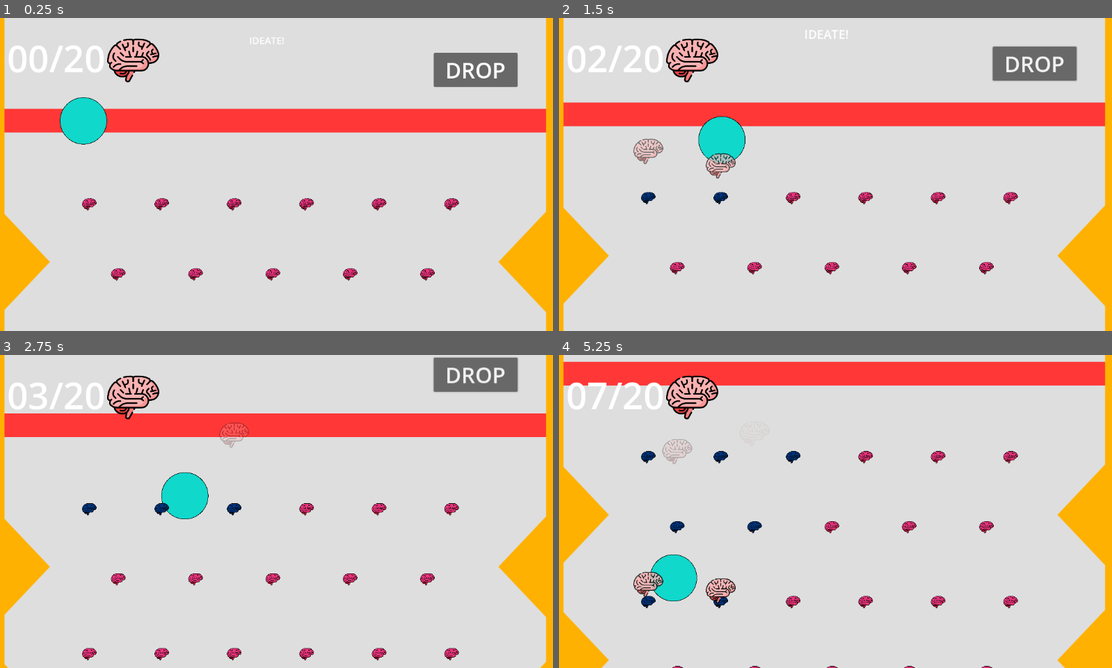
Above: before the commit, frames 1-4 (two rows, left to right).
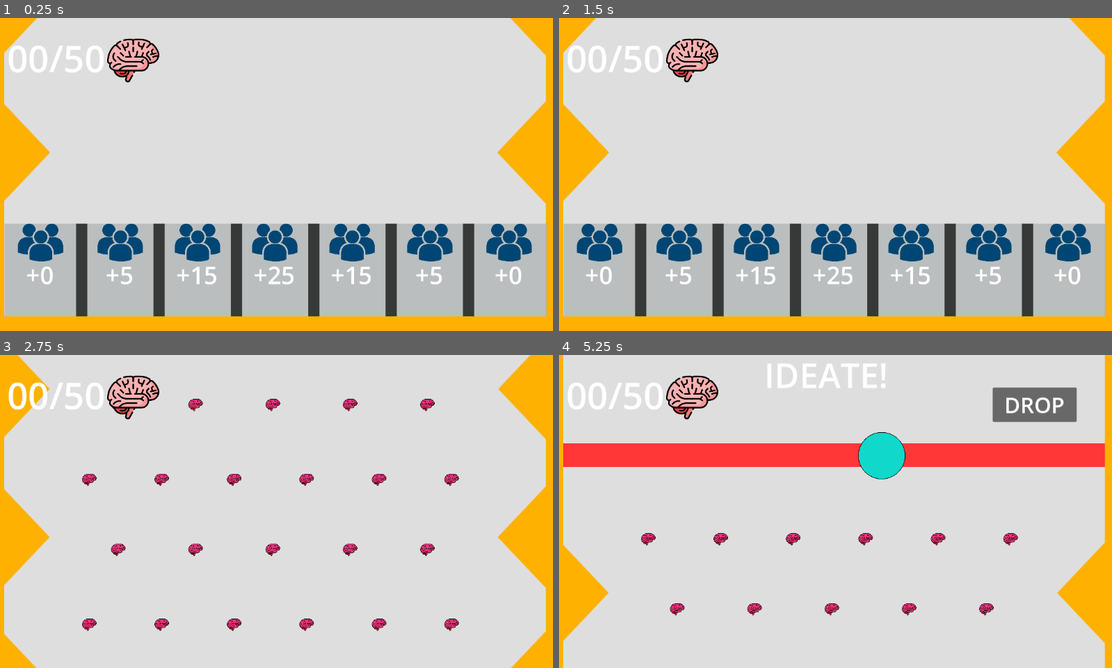
Above: after the commit, the same moments.

Repository: T3C-NEO/GoM-prototype
Game: Godot game, scene res://plinko.tscn
Two runs of this game, one before a commit and one after it. Both use one fixed random seed, a clock stepped at 60 frames per second and the inputs below. This scene is started directly instead of the project's main scene.
Inputs (mouse positions are in pixels of both pictures, inside the frame that each line leads up to):
- Up to frame 1 (0.25 s): no input
- Up to frame 2 (1.5 s): click (1034, 71) at 0.5 s, where only the run before the commit has a clickable "DROP"; move the mouse to (957, 158) at 1.27 s; press the mouse at (957, 158) at 1.28 s; hold W (forward) from 1.28 s (still down)
- Up to frame 3 (2.75 s): move the mouse to (165, 527) at 2.02 s; release W (forward) at 2.03 s; release the mouse at (165, 527) at 2.03 s; click (165, 527) at 2.1 s
- Up to frame 4 (5.25 s): move the mouse to (890, 442) at 2.77 s; press the mouse at (890, 442) at 2.78 s; hold W (forward) 2.78-4.28 s; move the mouse to (807, 574) at 3.52 s; release the mouse at (807, 574) at 3.53 s; click (807, 574) at 3.6 s; move the mouse to (1001, 558) at 4.27 s; press the mouse at (1001, 558) at 4.28 s; move the mouse to (664, 464) at 5.02 s; release the mouse at (664, 464) at 5.03 s; click (664, 464) at 5.1 s

The runs differ from the first frame. In frame 1, 47% of the frame differs, in the area x 0-99%, y 0-100%; in frame 2, 48%; in frame 3, 18%; in frame 4, 27%.

Commit message:
plinko cutscene added

Diff:
--- a/plinko.gd
+++ b/plinko.gd
@@ -5,13 +5,15 @@
 @onready var brains = $CanvasLayer/Label;
 @onready var goal = $Label8;
 
+@onready var slides = $Slides;
+
 @onready var big = $Label8/Big;
 @onready var small = $Label8/small;
 
 var columnsA : int = 6;
 var columnsB : int = 5;
 
-var rows : int = 4;
+var rows : int = 9;
 
 var biging = false;
 var fontSize = 80;
@@ -33,9 +35,9 @@
 
 func _process(_delta: float) -> void:
 	if Game.PlinkNum < 10:
-		brains.text = "0"+str(Game.PlinkNum)+"/20";
+		brains.text = "0"+str(Game.PlinkNum)+"/50";
 	else:
-		brains.text = str(Game.PlinkNum)+"/20";
+		brains.text = str(Game.PlinkNum)+"/50";
 	goal.add_theme_font_size_override("font_size",fontSize)
 	if biging == false:
 		fontSize -= 5;
@@ -60,6 +62,23 @@
 	big.start()
 
 
-func _on_help_body_entered(body: Node2D) -> void:
+func _on_help_25_body_entered(body: Node2D) -> void:
 	if(body.name == "chip"):
-		Game.PlinkNum += 3;
+		Game.PlinkNum += 25;
+
+func _on_help_15_body_entered(body: Node2D) -> void:
+	if(body.name == "chip"):
+		Game.PlinkNum += 15;
+
+func _on_help_5_body_entered(body: Node2D) -> void:
+	if(body.name == "chip"):
+		Game.PlinkNum += 5;
+
+
+func _on_timer_timeout() -> void:
+	chip.position = Vector2(128, 237);
+	get_node("chip/cam").position_smoothing_speed = 2;
+
+
+func _on_slide_timer_timeout() -> void:
+	slides.visible = true;
--- a/plinko.tscn
+++ b/plinko.tscn
@@ -5,13 +5,13 @@
 [ext_resource type="Texture2D" uid="uid://kf3sbyywvudp" path="res://assets/PLINKO.png" id="2_1nfas"]
 [ext_resource type="Texture2D" uid="uid://b2l1ygnpiv1p1" path="res://assets/prong.png" id="3_gpv0d"]
 [ext_resource type="Texture2D" uid="uid://dan1knpiv2v6q" path="res://assets/bar.png" id="3_gsyo4"]
+[ext_resource type="Texture2D" uid="uid://cq53u6u73xym4" path="res://assets/PLINKO2.png" id="5_13qn6"]
 [ext_resource type="PackedScene" uid="uid://dgibpb4jh42t7" path="res://chip.tscn" id="5_jnh2c"]
 [ext_resource type="PackedScene" uid="uid://cchnm83tocc5v" path="res://brain.tscn" id="6_8ielq"]
 [ext_resource type="Texture2D" uid="uid://ixwputf3bwpy" path="res://brain.png" id="7_ih25j"]
 [ext_resource type="Texture2D" uid="uid://d2kdlub43s8xr" path="res://assets/plinko_bottom.png" id="7_r2ux3"]
 [ext_resource type="Texture2D" uid="uid://c7v45wji36njd" path="res://brown.webp" id="9_bkl6b"]
 [ext_resource type="PackedScene" uid="uid://bk2ixtbqbokxy" path="res://plinkoEndGood.tscn" id="10_y5v5x"]
-[ext_resource type="PackedScene" uid="uid://doka2jf1yop6c" path="res://plinkoEndBad.tscn" id="11_uy7tr"]
 
 [sub_resource type="SegmentShape2D" id="SegmentShape2D_koea5"]
 a = Vector2(-504, -541)
@@ -161,8 +161,8 @@
 script = ExtResource("1_ge8pn")
 
 [node name="PlinkoBg" type="Sprite2D" parent="."]
-position = Vector2(575.5, 1059.5)
-scale = Vector2(0.900781, 0.981944)
+position = Vector2(575.5, 1834.5)
+scale = Vector2(0.900781, 1.69954)
 texture = ExtResource("1_64o2h")
 
 [node name="Bar" type="Sprite2D" parent="."]
@@ -171,7 +171,7 @@
 texture = ExtResource("3_gsyo4")
 
 [node name="Plinko" type="Sprite2D" parent="."]
-position = Vector2(576.5, 1062)
+position = Vector2(576, 2633)
 scale = Vector2(0.930469, 0.983333)
 texture = ExtResource("2_1nfas")
 
@@ -277,6 +277,112 @@
 shape = SubResource("SegmentShape2D_5n1j8")
 
 [node name="CollisionShape2D33" type="CollisionShape2D" parent="Plinko/StaticBody2D"]
+shape = SubResource("SegmentShape2D_eq4fr")
+
+[node name="Plinko2" type="Sprite2D" parent="."]
+position = Vector2(576, 1054)
+scale = Vector2(0.930469, 0.983333)
+texture = ExtResource("5_13qn6")
+
+[node name="StaticBody2D" type="StaticBody2D" parent="Plinko2"]
+
+[node name="CollisionShape2D" type="CollisionShape2D" parent="Plinko2/StaticBody2D"]
+shape = SubResource("SegmentShape2D_koea5")
+
+[node name="CollisionShape2D2" type="CollisionShape2D" parent="Plinko2/StaticBody2D"]
+shape = SubResource("SegmentShape2D_jgcab")
+
+[node name="CollisionShape2D3" type="CollisionShape2D" parent="Plinko2/StaticBody2D"]
+shape = SubResource("SegmentShape2D_hglhg")
+
+[node name="CollisionShape2D4" type="CollisionShape2D" parent="Plinko2/StaticBody2D"]
+shape = SubResource("SegmentShape2D_phv55")
+
+[node name="CollisionShape2D5" type="CollisionShape2D" parent="Plinko2/StaticBody2D"]
+shape = SubResource("SegmentShape2D_jwhqv")
+
+[node name="CollisionShape2D6" type="CollisionShape2D" parent="Plinko2/StaticBody2D"]
+shape = SubResource("SegmentShape2D_t4ifr")
+
+[node name="CollisionShape2D7" type="CollisionShape2D" parent="Plinko2/StaticBody2D"]
+position = Vector2(-2, 0)
+shape = SubResource("SegmentShape2D_tlgle")
+
+[node name="CollisionShape2D8" type="CollisionShape2D" parent="Plinko2/StaticBody2D"]
+shape = SubResource("SegmentShape2D_c2ol8")
+
+[node name="CollisionShape2D9" type="CollisionShape2D" parent="Plinko2/StaticBody2D"]
+shape = SubResource("SegmentShape2D_2kni5")
+
+[node name="CollisionShape2D10" type="CollisionShape2D" parent="Plinko2/StaticBody2D"]
+shape = SubResource("SegmentShape2D_n52iv")
+
+[node name="CollisionShape2D11" type="CollisionShape2D" parent="Plinko2/StaticBody2D"]
+shape = SubResource("SegmentShape2D_yjrxl")
+
+[node name="CollisionShape2D12" type="CollisionShape2D" parent="Plinko2/StaticBody2D"]
+shape = SubResource("SegmentShape2D_5s801")
+
+[node name="CollisionShape2D13" type="CollisionShape2D" parent="Plinko2/StaticBody2D"]
+position = Vector2(2, -6)
+shape = SubResource("SegmentShape2D_dcvbq")
+
+[node name="CollisionShape2D14" type="CollisionShape2D" parent="Plinko2/StaticBody2D"]
+shape = SubResource("SegmentShape2D_lrf7a")
+
+[node name="CollisionShape2D15" type="CollisionShape2D" parent="Plinko2/StaticBody2D"]
+shape = SubResource("SegmentShape2D_wry0n")
+
+[node name="CollisionShape2D17" type="CollisionShape2D" parent="Plinko2/StaticBody2D"]
+shape = SubResource("SegmentShape2D_62xw2")
+
+[node name="CollisionShape2D18" type="CollisionShape2D" parent="Plinko2/StaticBody2D"]
+position = Vector2(0, 6)
+shape = SubResource("SegmentShape2D_gl52y")
+
+[node name="CollisionShape2D19" type="CollisionShape2D" parent="Plinko2/StaticBody2D"]
+shape = SubResource("SegmentShape2D_o3uqm")
+
+[node name="CollisionShape2D20" type="CollisionShape2D" parent="Plinko2/StaticBody2D"]
+shape = SubResource("SegmentShape2D_jrhos")
+
+[node name="CollisionShape2D21" type="CollisionShape2D" parent="Plinko2/StaticBody2D"]
+shape = SubResource("SegmentShape2D_w6bnt")
+
+[node name="CollisionShape2D22" type="CollisionShape2D" parent="Plinko2/StaticBody2D"]
+shape = SubResource("SegmentShape2D_uaavt")
+
+[node name="CollisionShape2D23" type="CollisionShape2D" parent="Plinko2/StaticBody2D"]
+shape = SubResource("SegmentShape2D_qearb")
+
+[node name="CollisionShape2D24" type="CollisionShape2D" parent="Plinko2/StaticBody2D"]
+shape = SubResource("SegmentShape2D_2xcu6")
+
+[node name="CollisionShape2D25" type="CollisionShape2D" parent="Plinko2/StaticBody2D"]
+shape = SubResource("SegmentShape2D_5wx7x")
+
+[node name="CollisionShape2D26" type="CollisionShape2D" parent="Plinko2/StaticBody2D"]
+shape = SubResource("SegmentShape2D_6jyax")
+
+[node name="CollisionShape2D27" type="CollisionShape2D" parent="Plinko2/StaticBody2D"]
+shape = SubResource("SegmentShape2D_r02ob")
+
+[node name="CollisionShape2D28" type="CollisionShape2D" parent="Plinko2/StaticBody2D"]
+shape = SubResource("SegmentShape2D_3jtot")
+
+[node name="CollisionShape2D29" type="CollisionShape2D" parent="Plinko2/StaticBody2D"]
+shape = SubResource("SegmentShape2D_d1tpy")
+
+[node name="CollisionShape2D30" type="CollisionShape2D" parent="Plinko2/StaticBody2D"]
+shape = SubResource("SegmentShape2D_3r3qf")
+
+[node name="CollisionShape2D31" type="CollisionShape2D" parent="Plinko2/StaticBody2D"]
+shape = SubResource("SegmentShape2D_w8e15")
+
+[node name="CollisionShape2D32" type="CollisionShape2D" parent="Plinko2/StaticBody2D"]
+shape = SubResource("SegmentShape2D_5n1j8")
+
+[node name="CollisionShape2D33" type="CollisionShape2D" parent="Plinko2/StaticBody2D"]
 shape = SubResource("SegmentShape2D_eq4fr")
 
 [node name="Prong" type="Sprite2D" parent="."]
@@ -287,7 +393,7 @@
 texture = ExtResource("3_gpv0d")
 
 [node name="chip" parent="." instance=ExtResource("5_jnh2c")]
-position = Vector2(128, 237)
+position = Vector2(-416, 3471)
 physics_material_override = SubResource("PhysicsMaterial_jyg1f")
 continuous_cd = 2
 
@@ -296,16 +402,21 @@
 limit_left = 0
 limit_top = 0
 limit_right = 1150
-limit_bottom = 2100
+limit_bottom = 3685
 position_smoothing_enabled = true
-position_smoothing_speed = 2.0
+position_smoothing_speed = 0.01
+
+[node name="Timer" type="Timer" parent="chip"]
+wait_time = 2.0
+one_shot = true
+autostart = true
 
 [node name="prong" parent="." instance=ExtResource("6_8ielq")]
 visible = false
 position = Vector2(260, 435)
 
 [node name="bottom" type="Sprite2D" parent="."]
-position = Vector2(576, 1063.5)
+position = Vector2(577, 2635.5)
 scale = Vector2(0.93125, 0.980093)
 texture = ExtResource("7_r2ux3")
 
@@ -354,60 +465,166 @@
 text = "You win!
 (click to move on cuz I'm not fucking with collisions rn)"
 
-[node name="Sprite2D" type="Sprite2D" parent="."]
-position = Vector2(887.365, 1739.67)
+[node name="Slides" type="Node2D" parent="."]
+visible = false
+
+[node name="Sprite2D" type="Sprite2D" parent="Slides"]
+position = Vector2(888.365, 3311.67)
 rotation = -0.47822
 scale = Vector2(0.519206, 0.0259909)
 texture = ExtResource("9_bkl6b")
 
-[node name="StaticBody2D" type="StaticBody2D" parent="Sprite2D"]
-
-[node name="CollisionShape2D" type="CollisionShape2D" parent="Sprite2D/StaticBody2D"]
+[node name="StaticBody2D" type="StaticBody2D" parent="Slides/Sprite2D"]
+
+[node name="CollisionShape2D" type="CollisionShape2D" parent="Slides/Sprite2D/StaticBody2D"]
 shape = SubResource("RectangleShape2D_4spm8")
 
-[node name="Sprite2D2" type="Sprite2D" parent="."]
-position = Vector2(267.08, 1739.67)
+[node name="Sprite2D2" type="Sprite2D" parent="Slides"]
+position = Vector2(268.08, 3311.67)
 rotation = 0.47822
 scale = Vector2(0.519206, 0.0259909)
 texture = ExtResource("9_bkl6b")
 
-[node name="StaticBody2D" type="StaticBody2D" parent="Sprite2D2"]
-
-[node name="CollisionShape2D" type="CollisionShape2D" parent="Sprite2D2/StaticBody2D"]
+[node name="StaticBody2D" type="StaticBody2D" parent="Slides/Sprite2D2"]
+
+[node name="CollisionShape2D" type="CollisionShape2D" parent="Slides/Sprite2D2/StaticBody2D"]
 position = Vector2(-0.129761, -8.19141)
 shape = SubResource("RectangleShape2D_4spm8")
 
-[node name="Label" parent="." instance=ExtResource("10_y5v5x")]
-
-[node name="Help" type="Area2D" parent="Label"]
-
-[node name="CollisionShape2D" type="CollisionShape2D" parent="Label/Help"]
+[node name="Slide Timer" type="Timer" parent="Slides"]
+wait_time = 4.0
+one_shot = true
+autostart = true
+
+[node name="plinkoEndGood" parent="." instance=ExtResource("10_y5v5x")]
+position = Vector2(574, 3645)
+freeze = false
+
+[node name="Help25" type="Area2D" parent="plinkoEndGood"]
+position = Vector2(-70, -183)
+
+[node name="CollisionShape2D" type="CollisionShape2D" parent="plinkoEndGood/Help25"]
 position = Vector2(70, 94.5)
 shape = SubResource("RectangleShape2D_deil1")
 
-[node name="Label2" parent="." instance=ExtResource("10_y5v5x")]
-offset_left = 825.0
-offset_right = 964.0
-
-[node name="Label3" parent="." instance=ExtResource("10_y5v5x")]
-offset_left = 184.0
-offset_right = 323.0
-
-[node name="Label4" parent="." instance=ExtResource("11_uy7tr")]
-offset_left = 344.0
-offset_right = 483.0
-
-[node name="Label5" parent="." instance=ExtResource("11_uy7tr")]
-offset_left = 18.0
-offset_right = 157.0
-
-[node name="Label6" parent="." instance=ExtResource("11_uy7tr")]
-offset_left = 664.0
-offset_right = 803.0
-
-[node name="Label7" parent="." instance=ExtResource("11_uy7tr")]
-offset_left = 992.0
-offset_right = 1131.0
+[node name="Label" type="Label" parent="plinkoEndGood/Help25"]
+offset_right = 138.0
+offset_bottom = 141.0
+theme_override_font_sizes/font_size = 50
+text = "
++25"
+horizontal_alignment = 1
+vertical_alignment = 1
+
+[node name="plinkoEndGood2" parent="." instance=ExtResource("10_y5v5x")]
+position = Vector2(414, 3645)
+
+[node name="Help15" type="Area2D" parent="plinkoEndGood2"]
+position = Vector2(-70, -183)
+
+[node name="CollisionShape2D" type="CollisionShape2D" parent="plinkoEndGood2/Help15"]
+position = Vector2(70, 94.5)
+shape = SubResource("RectangleShape2D_deil1")
+
+[node name="Label" type="Label" parent="plinkoEndGood2/Help15"]
+auto_translate_mode = 1
+offset_right = 138.0
+offset_bottom = 141.0
+theme_override_font_sizes/font_size = 50
+text = "
++15"
+horizontal_alignment = 1
+vertical_alignment = 1
+
+[node name="plinkoEndGood3" parent="." instance=ExtResource("10_y5v5x")]
+position = Vector2(734, 3645)
+
+[node name="Help15" type="Area2D" parent="plinkoEndGood3"]
+position = Vector2(-70, -183)
+
+[node name="CollisionShape2D" type="CollisionShape2D" parent="plinkoEndGood3/Help15"]
+position = Vector2(70, 94.5)
+shape = SubResource("RectangleShape2D_deil1")
+
+[node name="Label" type="Label" parent="plinkoEndGood3/Help15"]
+auto_translate_mode = 1
+offset_right = 138.0
+offset_bottom = 141.0
+theme_override_font_sizes/font_size = 50
+text = "
++15"
+horizontal_alignment = 1
+vertical_alignment = 1
+
+[node name="plinkoEndGood4" parent="." instance=ExtResource("10_y5v5x")]
+position = Vector2(254, 3645)
+
+[node name="Help5" type="Area2D" parent="plinkoEndGood4"]
+position = Vector2(-70, -183)
+
+[node name="CollisionShape2D" type="CollisionShape2D" parent="plinkoEndGood4/Help5"]
+position = Vector2(70, 94.5)
+shape = SubResource("RectangleShape2D_deil1")
+
+[node name="Label" type="Label" parent="plinkoEndGood4/Help5"]
+auto_translate_mode = 1
+offset_right = 138.0
+offset_bottom = 141.0
+theme_override_font_sizes/font_size = 50
+text = "
++5"
+horizontal_alignment = 1
+vertical_alignment = 1
+
+[node name="plinkoEndGood5" parent="." instance=ExtResource("10_y5v5x")]
+position = Vector2(895, 3645)
+
+[node name="Help5" type="Area2D" parent="plinkoEndGood5"]
+position = Vector2(-70, -183)
+
+[node name="CollisionShape2D" type="CollisionShape2D" parent="plinkoEndGood5/Help5"]
+position = Vector2(70, 94.5)
+shape = SubResource("RectangleShape2D_deil1")
+
+[node name="Label" type="Label" parent="plinkoEndGood5/Help5"]
+auto_translate_mode = 1
+offset_right = 138.0
+offset_bottom = 141.0
+theme_override_font_sizes/font_size = 50
+text = "
++5"
+horizontal_alignment = 1
+vertical_alignment = 1
+
+[node name="plinkoEndGood6" parent="." instance=ExtResource("10_y5v5x")]
+position = Vector2(89, 3645)
+
+[node name="Label2" type="Label" parent="plinkoEndGood6"]
+auto_translate_mode = 1
+offset_left = -70.0
+offset_top = -183.0
+offset_right = 68.0
+offset_bottom = -42.0
+theme_override_font_sizes/font_size = 50
+text = "
++0"
+horizontal_alignment = 1
+vertical_alignment = 1
+
+[node name="plinkoEndGood7" parent="." instance=ExtResource("10_y5v5x")]
+position = Vector2(1059, 3645)
+
+[node name="Label2" type="Label" parent="plinkoEndGood7"]
+auto_translate_mode = 1
+offset_left = -70.0
+offset_top = -183.0
+offset_right = 68.0
+offset_bottom = -42.0
+theme_override_font_sizes/font_size = 50
+text = "
++0"
+horizontal_alignment = 1
+vertical_alignment = 1
 
 [node name="CanvasLayer" type="CanvasLayer" parent="."]
 
@@ -444,8 +661,14 @@
 one_shot = true
 
 [connection signal="body_entered" from="chip" to="." method="_on_chip_body_entered"]
+[connection signal="timeout" from="chip/Timer" to="." method="_on_timer_timeout"]
 [connection signal="pressed" from="Button" to="." method="_on_button_pressed"]
 [connection signal="pressed" from="Button2" to="." method="_on_button_2_pressed"]
-[connection signal="body_entered" from="Label/Help" to="." method="_on_help_body_entered"]
+[connection signal="timeout" from="Slides/Slide Timer" to="." method="_on_slide_timer_timeout"]
+[connection signal="body_entered" from="plinkoEndGood/Help25" to="." method="_on_help_25_body_entered"]
+[connection signal="body_entered" from="plinkoEndGood2/Help15" to="." method="_on_help_15_body_entered"]
+[connection signal="body_entered" from="plinkoEndGood3/Help15" to="." method="_on_help_15_body_entered"]
+[connection signal="body_entered" from="plinkoEndGood4/Help5" to="." method="_on_help_5_body_entered"]
+[connection signal="body_entered" from="plinkoEndGood5/Help5" to="." method="_on_help_5_body_entered"]
 [connection signal="timeout" from="Label8/Big" to="." method="_on_big_timeout"]
 [connection signal="timeout" from="Label8/small" to="." method="_on_small_timeout"]
--- a/plinkoEndBad.tscn
+++ b/plinkoEndBad.tscn
@@ -9,7 +9,7 @@
 [sub_resource type="RectangleShape2D" id="RectangleShape2D_kil7m"]
 size = Vector2(137, 1)
 
-[node name="Label" type="Label"]
+[node name="plinkoEndBad" type="Label"]
 auto_translate_mode = 1
 offset_left = 504.0
 offset_top = 1892.0
--- a/plinkoEndGood.tscn
+++ b/plinkoEndGood.tscn
@@ -10,7 +10,22 @@
 [sub_resource type="RectangleShape2D" id="RectangleShape2D_kil7m"]
 size = Vector2(137, 1)
 
-[node name="Label" type="Label"]
+[node name="RigidBody2D2" type="RigidBody2D"]
+position = Vector2(69, 182)
+mass = 200.0
+physics_material_override = SubResource("PhysicsMaterial_04wk6")
+gravity_scale = 0.0
+lock_rotation = true
+freeze = true
+continuous_cd = 2
+contact_monitor = true
+max_contacts_reported = 5
+
+[node name="CollisionShape2D" type="CollisionShape2D" parent="."]
+position = Vector2(0.5, 8.5)
+shape = SubResource("RectangleShape2D_kil7m")
+
+[node name="Label" type="Label" parent="."]
 auto_translate_mode = 1
 offset_left = 504.0
 offset_top = 1892.0
@@ -24,21 +39,8 @@
 script = ExtResource("1_5ek6j")
 
 [node name="Emplyee" type="Sprite2D" parent="."]
-position = Vector2(68, 17)
+position = Vector2(0, -143)
 scale = Vector2(0.311808, 0.311808)
 texture = ExtResource("2_uak3y")
 
-[node name="RigidBody2D2" type="RigidBody2D" parent="."]
-position = Vector2(69, 182)
-mass = 200.0
-physics_material_override = SubResource("PhysicsMaterial_04wk6")
-gravity_scale = 0.0
-continuous_cd = 2
-contact_monitor = true
-max_contacts_reported = 5
-
-[node name="CollisionShape2D" type="CollisionShape2D" parent="RigidBody2D2"]
-position = Vector2(0.5, 8.5)
-shape = SubResource("RectangleShape2D_kil7m")
-
-[connection signal="body_entered" from="RigidBody2D2" to="." method="_on_rigid_body_2d_2_body_entered"]
+[connection signal="body_entered" from="." to="Label" method="_on_rigid_body_2d_2_body_entered"]
--- a/plinko_end_good.gd
+++ b/plinko_end_good.gd
@@ -12,7 +12,7 @@
 	if(reached_bottom):
 		var timer = get_tree().create_timer(2);
 		await timer.timeout;
-		if(Game.PlinkNum >= 20):
+		if(Game.PlinkNum >= 50):
 			Game.CEODone = true
 			get_tree().change_scene_to_file("res://overworld0.tscn")
 		else:
Binary file added: assets/PLINKO2.png
Not shown, added: assets/PLINKO2.png.import
Not shown, changed: .gitignore
